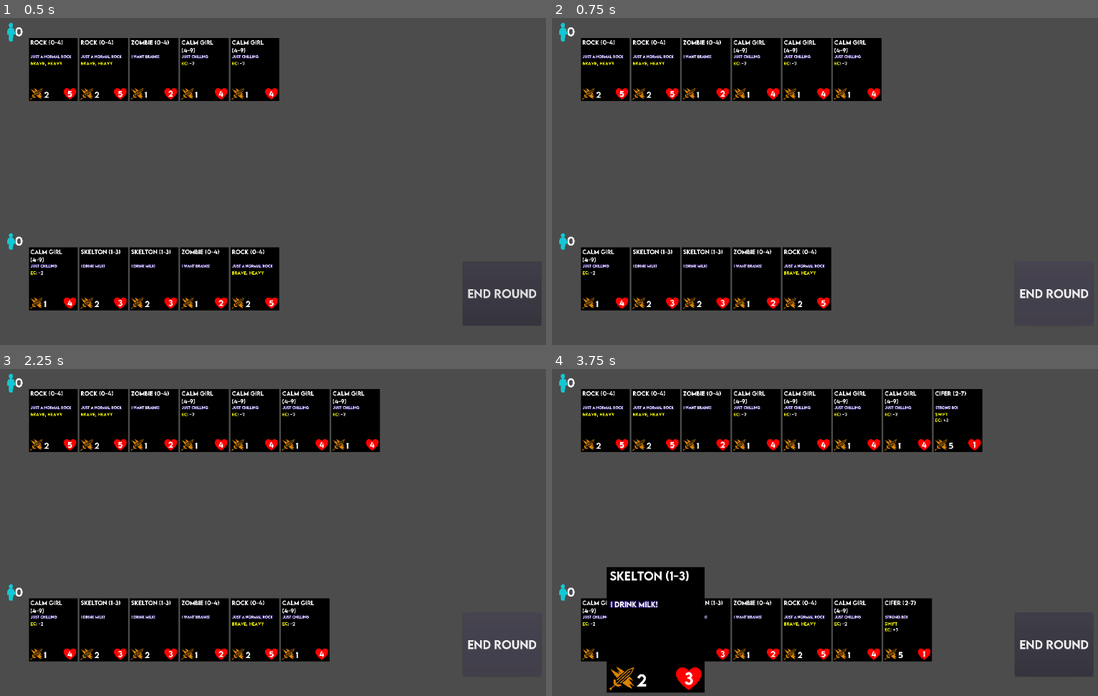
Above: before the commit, frames 1-4 (two rows, left to right).
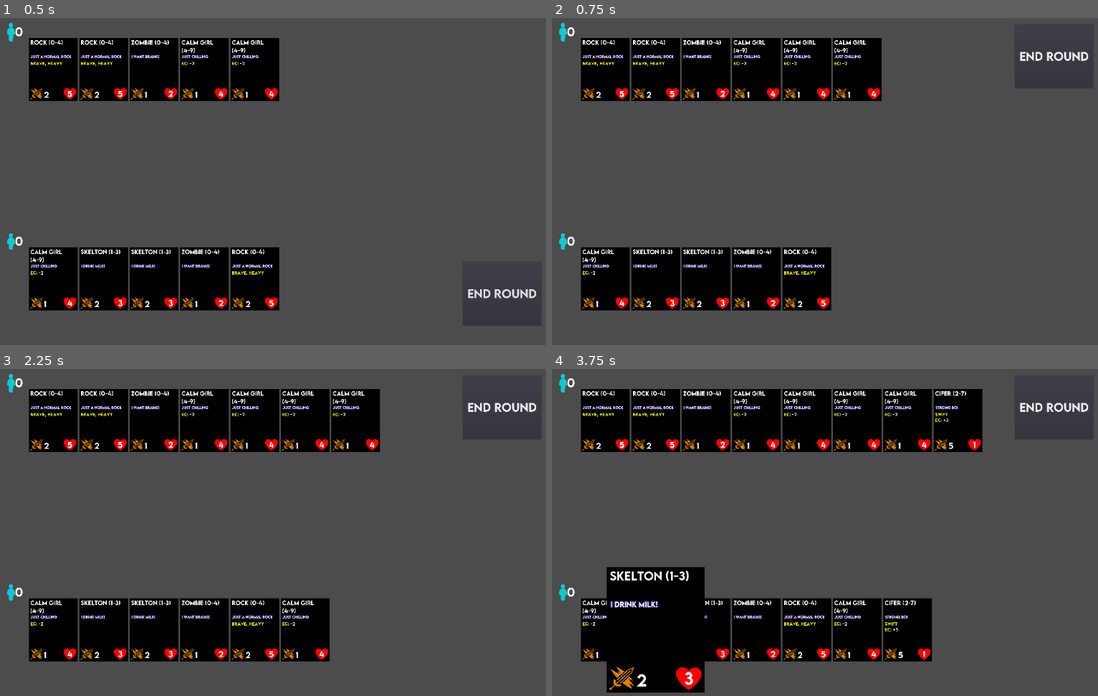
Above: after the commit, the same moments.

Repository: vivax3794/Card-Game
Game: Godot game, scene res://game/game.tscn
The game is run twice, just before and just after one commit, with the same random seed, the same clock (stepped at 60 frames per second) and the same inputs.
Inputs (mouse positions are in pixels of both pictures, inside the frame that each line leads up to):
- Up to frame 1 (0.5 s): no input
- Up to frame 2 (0.75 s): click "End Round" at 0.5 s
- Up to frame 3 (2.25 s): click "End Round" at 1.25 s; click "End Round" at 2 s
- Up to frame 4 (3.75 s): tap Enter at 2.75 s; move the mouse to (606, 630) at 2.77 s; click (606, 630) at 2.92 s; tap Space at 3.5 s; move the mouse to (655, 630) at 3.52 s; click (655, 630) at 3.67 s

Frame 1 is identical in both runs. In frame 2, 0.4% of the frame differs, in the area x 85-99%, y 10-86%; in frame 3, 0.4%; in frame 4, 0.4%.

Commit message:
added moving end round button and more builds

Diff:
--- /dev/null
+++ b/game/end round button.gd
@@ -0,0 +1,17 @@
+extends Button
+
+
+export(Vector2) var player1_pos
+export(Vector2) var player2_pos
+
+
+var current_player = 1
+
+
+func _on_end_round_button_pressed():
+	current_player = 2 if current_player == 1 else 1
+
+	if current_player == 2:
+		set_position(player2_pos)
+	else:
+		set_position(player1_pos)
--- a/game/game.tscn
+++ b/game/game.tscn
@@ -7,6 +7,14 @@
 [ext_resource path="res://font/button.tres" type="DynamicFont" id=5]
 [ext_resource path="res://game/crowd_counter.gd" type="Script" id=6]
 [ext_resource path="res://assets/crowd.svg" type="Texture" id=7]
+[ext_resource path="res://game/end round button.gd" type="Script" id=8]
+
+[sub_resource type="InputEventKey" id=1]
+pressed = true
+scancode = 101
+
+[sub_resource type="ShortCut" id=2]
+shortcut = SubResource( 1 )
 
 [node name="game" type="Node2D"]
 script = ExtResource( 4 )
@@ -17,10 +25,14 @@
 margin_right = 1861.0
 margin_bottom = 1060.0
 custom_fonts/font = ExtResource( 5 )
+shortcut = SubResource( 2 )
 text = "End Round"
+script = ExtResource( 8 )
 __meta__ = {
 "_edit_use_anchors_": false
 }
+player1_pos = Vector2( 1300, 600 )
+player2_pos = Vector2( 1300, -1100 )
 
 [node name="Camera2D" type="Camera2D" parent="."]
 current = true
@@ -112,3 +124,4 @@
 [connection signal="turn_switch" from="." to="player-2/hand" method="_on_game_turn_switch"]
 [connection signal="turn_switch" from="." to="player-2/field" method="_on_game_turn_switch"]
 [connection signal="pressed" from="end round button" to="." method="_on_end_round_button_pressed"]
+[connection signal="pressed" from="end round button" to="end round button" method="_on_end_round_button_pressed"]
Not shown, added: builds/html/favicon.png.import
Not shown, added: builds/html/index.png.import
Not shown, changed: export_presets.cfg
Not shown: 1 places in game/game.tscn that only renumber resources
Not shown, added: builds/html.zip
Not shown, added: builds/html/favicon.png
Not shown, added: builds/html/index.html
Not shown, added: builds/html/index.js
Not shown, added: builds/html/index.pck
Not shown, added: builds/html/index.png
Not shown, added: builds/html/index.wasm
Not shown, removed: builds/linux/build.pck
(and 5 more such lines)
